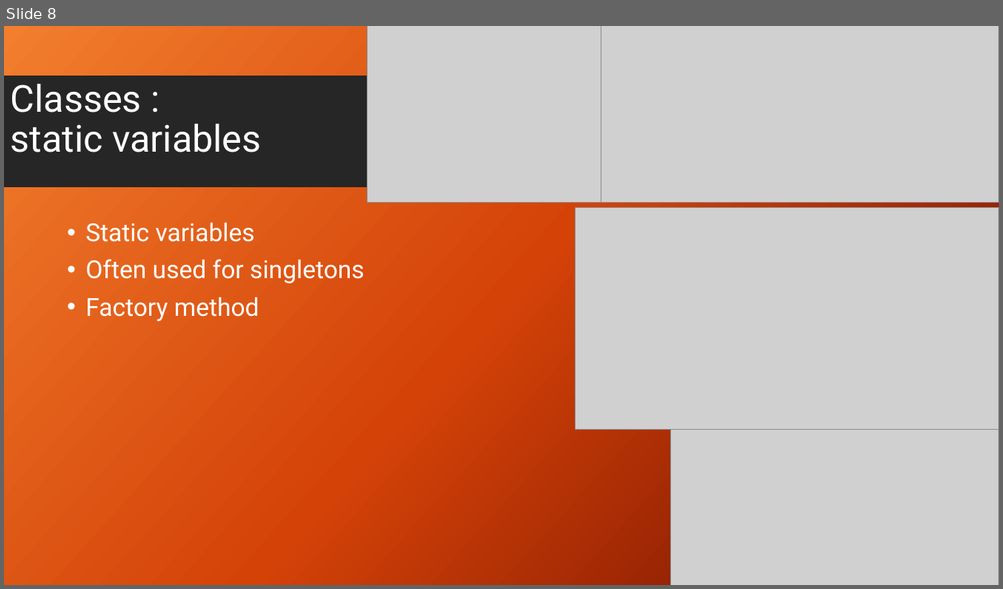
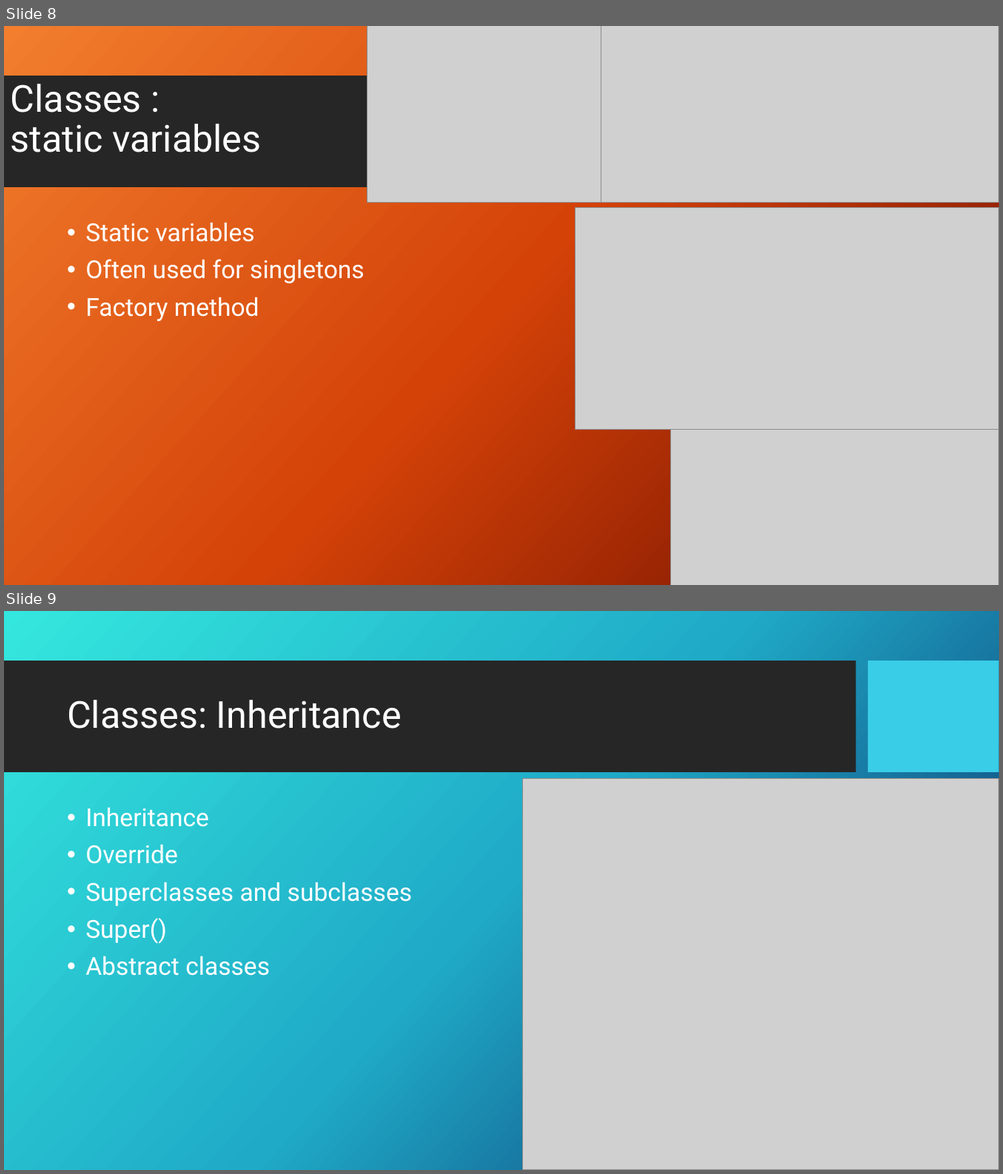
Before and after one commit to GDSC-ADEK/dart-flutter-course, a slide deck: week3/week3_slideshow.pptx. Shown one above the other, each under a label of ours: slide 8 before the commit, slides 8 and 9 after it. The pictures are 1003x589 and 1003x1174 pixels, drawn with LibreOffice and Linux fonts; fonts in the diff are those of the drawing; grey boxes stand for pictures; background and template pictures are left out. Boxes give left, top, right and bottom in pixels: in the first picture for what was removed or moved away, otherwise in the second. Text is boxed around its words. In the diff, an @@ line names an element or a change of style, - is before the commit and + after.

```diff
--- a/week3/week3_slideshow.pptx
+++ b/week3/week3_slideshow.pptx
@@ slide 9 added at [4, 611, 999, 1170], background picture (left out); not listed: 1 template element that a slide beside it also shows @@
@@ rectangle added at [868, 661, 999, 773], fill #39CDE7 @@
@@ title added at [67, 700, 401, 729], 36 pt, text #FFFFFF @@
+Classes: Inheritance
@@ picture added at [523, 779, 999, 1170] @@
@@ text added at [85, 807, 412, 976], 24 pt, text #FFFFFF @@
+• Inheritance
+• Override
+• Superclasses and subclasses
+• Super()
+• Abstract classes
```
Also in this commit, not shown: 1 slide changed, 5 other slides added, 3 other files.
